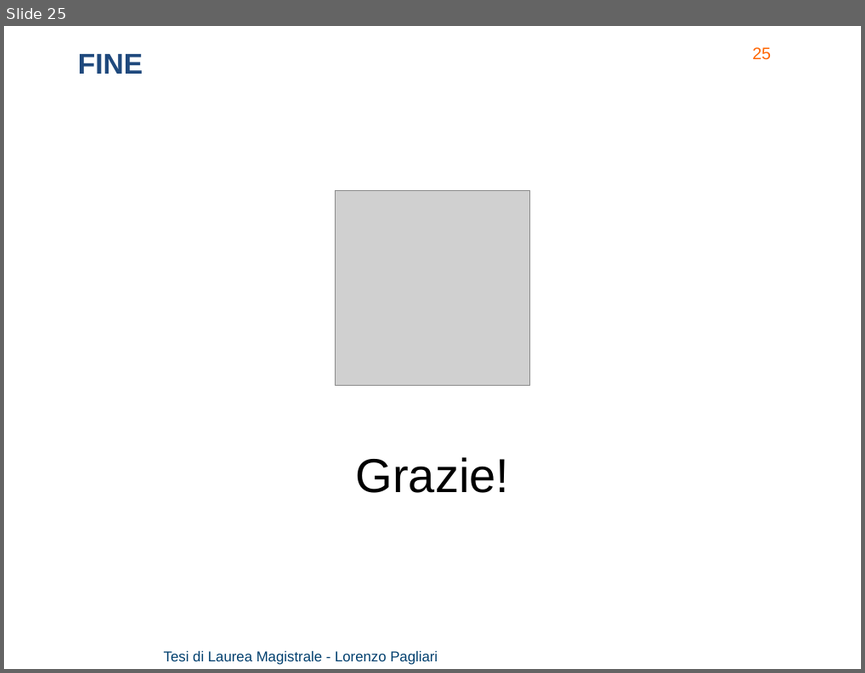
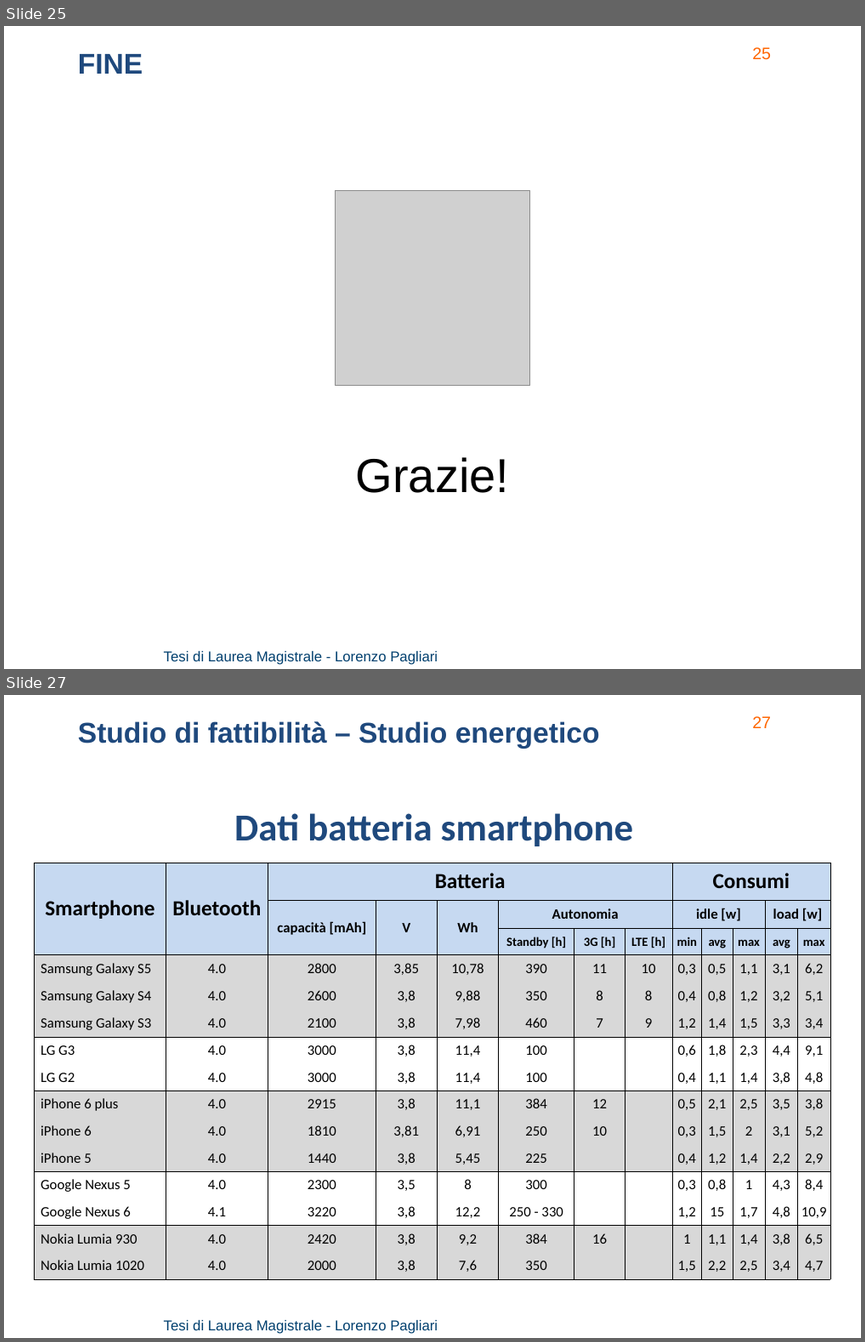
Before and after one commit to lorenzo-pagliari/Tesi, a slide deck: presentazione/Pagliari Lorenzo - presentazione_v2.pptx. Shown one above the other, each under a label of ours: slide 25 before the commit, slides 25 and 27 after it; the slides between them are not shown. The pictures are 865x673 and 865x1342 pixels, drawn with LibreOffice and Linux fonts; fonts in the diff are those of the drawing; grey boxes stand for pictures; background and template pictures are left out. Boxes give left, top, right and bottom in pixels: in the first picture for what was removed or moved away, otherwise in the second. Text is boxed around its words. In the diff, an @@ line names an element or a change of style, - is before the commit and + after.

```diff
--- a/presentazione/Pagliari Lorenzo - presentazione_v2.pptx
+++ b/presentazione/Pagliari Lorenzo - presentazione_v2.pptx
@@ slide 27 added at (4,695,861,1338), background picture (left out); not listed: 2 template elements that a slide beside it also shows @@
@@ text added at (78,721,600,749), 24 pt, text #1F497D, bold @@
+Studio di fattibilità – Studio energetico
@@ text added at (234,813,634,846), 32 pt, text #1F497D, bold @@
+Dati batteria smartphone
@@ table added at (34,862,831,1276), 15 rows, 13 columns @@
+Smartphone | Bluetooth | Batteria |  |  |  |  |  | Consumi |  |  |  | 
+ |  | capacità [mAh] | V | Wh | Autonomia |  |  | idle [w] |  |  | load [w] | 
+ |  |  |  |  | Standby [h] | 3G [h] | LTE [h] | min | avg | max | avg | max
+Samsung Galaxy S5 | 4.0 | 2800 | 3,85 | 10,78 | 390 | 11 | 10 | 0,3 | 0,5 | 1,1 | 3,1 | 6,2
+Samsung Galaxy S4 | 4.0 | 2600 | 3,8 | 9,88 | 350 | 8 | 8 | 0,4 | 0,8 | 1,2 | 3,2 | 5,1
+Samsung Galaxy S3 | 4.0 | 2100 | 3,8 | 7,98 | 460 | 7 | 9 | 1,2 | 1,4 | 1,5 | 3,3 | 3,4
+LG G3 | 4.0 | 3000 | 3,8 | 11,4 | 100 |  |  | 0,6 | 1,8 | 2,3 | 4,4 | 9,1
+LG G2 | 4.0 | 3000 | 3,8 | 11,4 | 100 |  |  | 0,4 | 1,1 | 1,4 | 3,8 | 4,8
+iPhone 6 plus | 4.0 | 2915 | 3,8 | 11,1 | 384 | 12 |  | 0,5 | 2,1 | 2,5 | 3,5 | 3,8
+iPhone 6 | 4.0 | 1810 | 3,81 | 6,91 | 250 | 10 |  | 0,3 | 1,5 | 2 | 3,1 | 5,2
+iPhone 5 | 4.0 | 1440 | 3,8 | 5,45 | 225 |  |  | 0,4 | 1,2 | 1,4 | 2,2 | 2,9
+Google Nexus 5 | 4.0 | 2300 | 3,5 | 8 | 300 |  |  | 0,3 | 0,8 | 1 | 4,3 | 8,4
+Google Nexus 6 | 4.1 | 3220 | 3,8 | 12,2 | 250 - 330 |  |  | 1,2 | 15 | 1,7 | 4,8 | 10,9
+Nokia Lumia 930 | 4.0 | 2420 | 3,8 | 9,2 | 384 | 16 |  | 1 | 1,1 | 1,4 | 3,8 | 6,5
+Nokia Lumia 1020 | 4.0 | 2000 | 3,8 | 7,6 | 350 |  |  | 1,5 | 2,2 | 2,5 | 3,4 | 4,7
```
Also in this commit, not shown: 10 slides changed, 3 other slides added, 2 other files.
